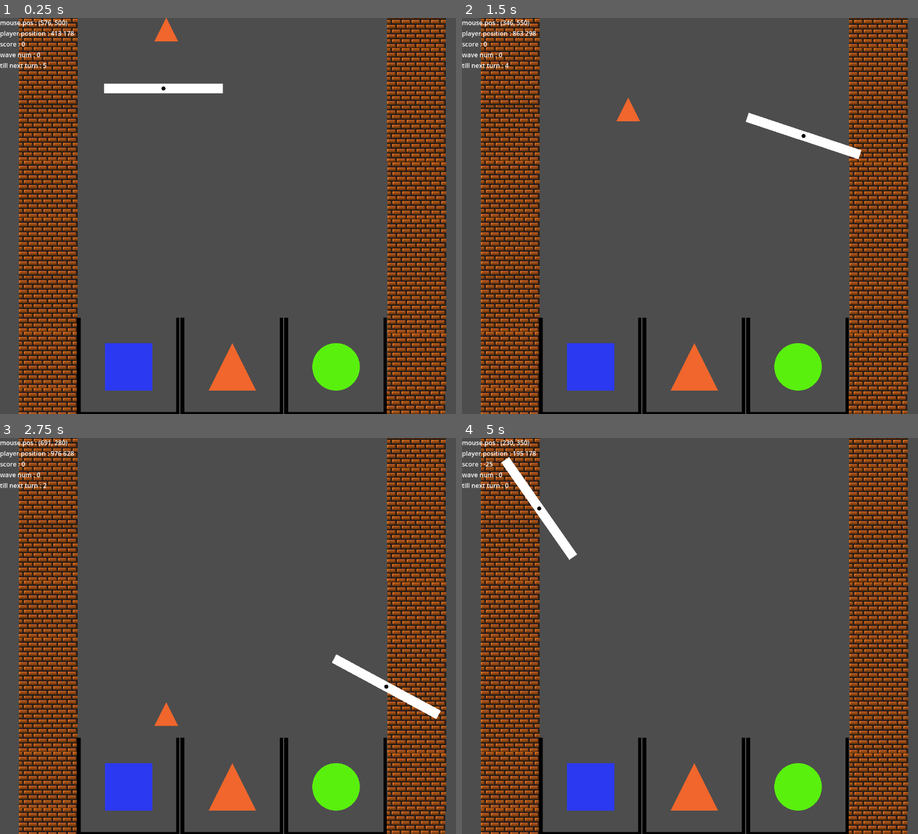
Above: before the commit, frames 1-4 (two rows, left to right).
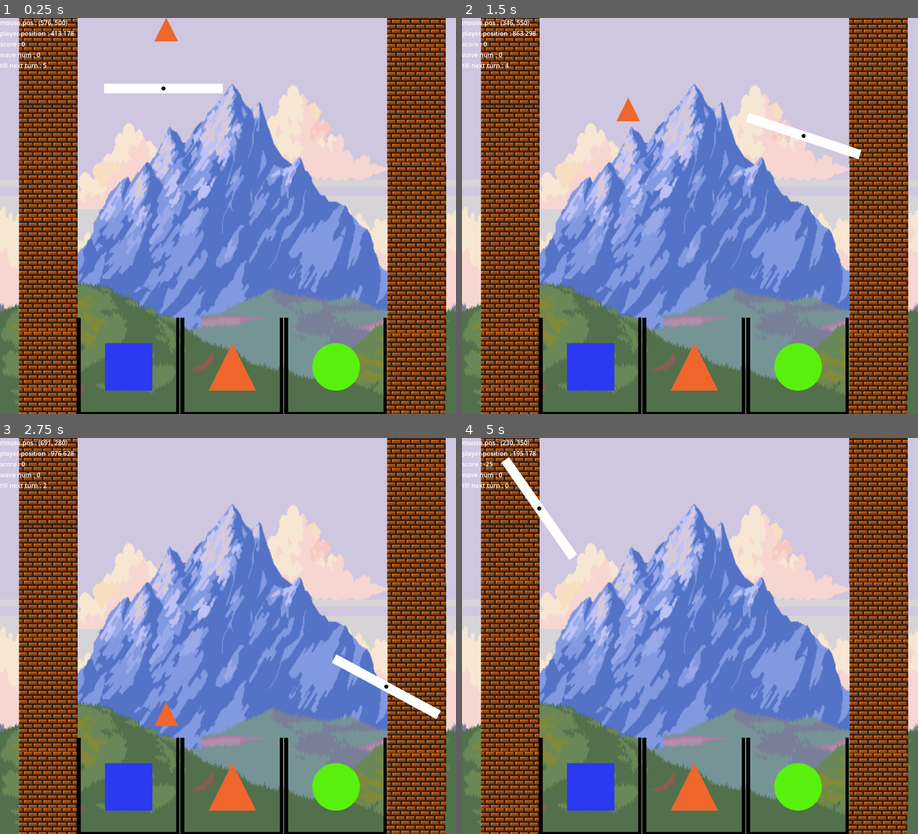
Above: after the commit, the same moments.

Repository: Nockiest/organization-game
Game: Godot game, scene res://scenes/gameLoop/gameLoop.tscn
The game is run twice, just before and just after one commit, with the same random seed, the same clock (stepped at 60 frames per second) and the same inputs.
Inputs (mouse positions are in pixels of both pictures, inside the frame that each line leads up to):
- Up to frame 1 (0.25 s): no input
- Up to frame 2 (1.5 s): tap Enter at 0.5 s; move the mouse to (790, 196) at 0.52 s; hold D (move_right) 0.53-1.28 s; hold Q (rotate_clockwise) 0.53-1.28 s; move the mouse to (598, 235) at 1.27 s; hold S (move_down) from 1.28 s (still down); tap E (rotate_counterclockwise) at 1.35 s
- Up to frame 3 (2.75 s): move the mouse to (273, 548) at 2.02 s; release S (move_down) at 2.03 s; hold D (move_right) from 2.03 s (still down); hold Q (rotate_clockwise) from 2.03 s (still down)
- Up to frame 4 (5 s): move the mouse to (667, 715) at 2.77 s; release D (move_right) at 2.78 s; release Q (rotate_clockwise) at 2.78 s; hold W (move_up) 2.78-3.53 s; tap E (rotate_counterclockwise) at 2.85, 4.35 s; move the mouse to (826, 695) at 3.52 s; hold Q (rotate_clockwise) 3.53-4.28 s; hold Left (move_left) from 3.53 s (still down); move the mouse to (553, 576) at 4.27 s

The runs differ from the first frame. In frame 1, 69% of the frame differs, in the area x 0-100%, y 0-100%; in frame 2, 69%; in frame 3, 70%; in frame 4, 70%.

Commit message:
before pulling commit

Diff:
--- a/scenes/gameLoop/gameLoop.tscn
+++ b/scenes/gameLoop/gameLoop.tscn
@@ -1,7 +1,8 @@
-[gd_scene load_steps=11 format=3 uid="uid://c4uol2mdufmg8"]
+[gd_scene load_steps=12 format=3 uid="uid://c4uol2mdufmg8"]
 
 [ext_resource type="PackedScene" uid="uid://drd2hcnv5p3p3" path="res://entities/player/player.tscn" id="1_6lpk6"]
 [ext_resource type="Script" path="res://scenes/gameLoop/gameLoop.gd" id="1_il73n"]
+[ext_resource type="Texture2D" uid="uid://bo8m84ow4am8f" path="res://assets/m1/PRE_ORIG_SIZE.png" id="2_60n01"]
 [ext_resource type="Script" path="res://scenes/gameLoop/gameField.gd" id="2_mf3po"]
 [ext_resource type="PackedScene" uid="uid://bv86bhlhtfqvf" path="res://shared/modules/Mdebug/Mdebug.tscn" id="2_rxvj2"]
 [ext_resource type="PackedScene" uid="uid://y1gxfuh8enx6" path="res://entities/shapes/shape.tscn" id="4_333sw"]
@@ -116,5 +117,11 @@
 autostart = true
 script = ExtResource("9_xm3lm")
 
+[node name="Sprite2D" type="Sprite2D" parent="."]
+z_index = -2
+position = Vector2(577, 501)
+scale = Vector2(2.00347, 3.09877)
+texture = ExtResource("2_60n01")
+
 [connection signal="child_exiting_tree" from="gameField/Objects/shapes" to="." method="_on_shapes_child_exiting_tree"]
 [connection signal="timeout" from="WaveDelay" to="gameField" method="_on_wave_delay_timeout"]
--- a/scenes/tutorial/tutorial.tscn
+++ b/scenes/tutorial/tutorial.tscn
@@ -57,6 +57,7 @@
 fit_content = true
 
 [node name="RichTextLabel2" type="RichTextLabel" parent="ColorRect"]
+layout_mode = 0
 offset_left = 0.251923
 offset_top = 14.5763
 offset_right = 250.252
